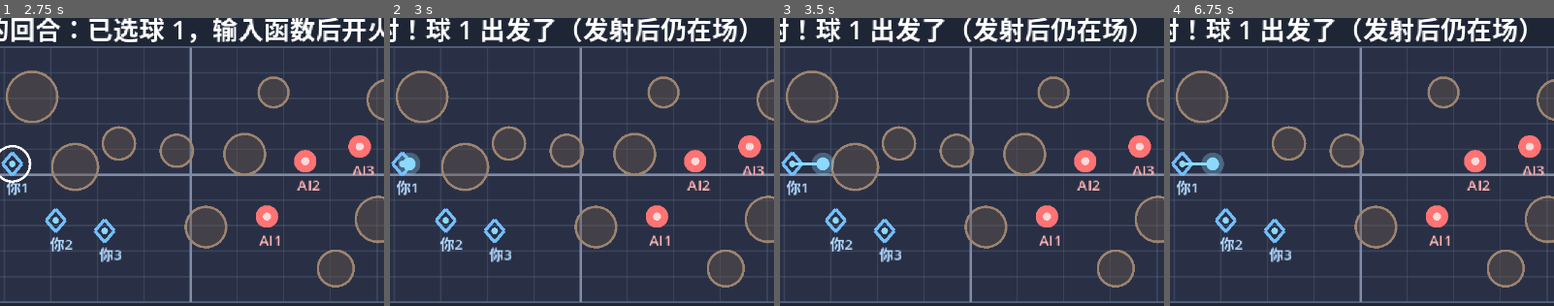
Above: before the commit, frames 1-4 (left to right).
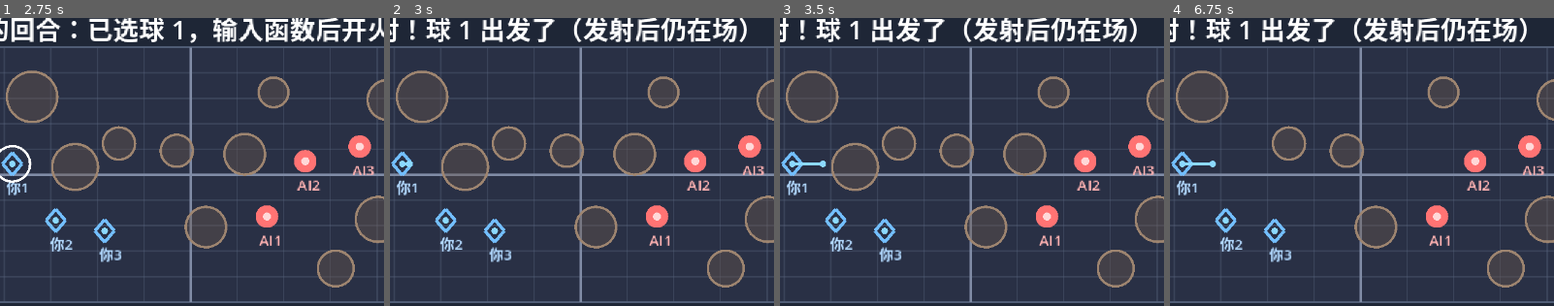
Above: after the commit, the same moments.

Repository: suan-11/ai-home
Game: Godot game, scene res://scenes/ui/graphwar_game.tscn
The game is run twice, just before and just after one commit, with the same random seed, the same clock (stepped at 60 frames per second) and the same inputs. This scene is started directly instead of the project's main scene.
Inputs (mouse positions are % of the whole screen's width and height, from its top left):
- Up to frame 1 (2.75 s): click (33, 65) at 0.52 s; type "12" at 0.6 s; click "重新开始" at 1.25 s; click "重新开始" at 2 s
- Up to frame 2 (3 s): click "开火" at 2.75 s
- Up to frame 3 (3.5 s): no input
- Up to frame 4 (6.75 s): click "教程" at 3.5 s; click "关闭" at 4.25 s; click "教程" at 5 s; click "关闭" at 5.75 s; click "开火" at 6.5 s
The pictures show only the part of the screen within x 7-57%, y 10-60%; the shares and areas given below are measured in that part.

Frame 1 is identical in both runs. In frame 2, 0.3% of the frame differs, in the area x 2-8%, y 46-55%; in frame 3, 0.3%; in frame 4, 0.3%, in the area x 8-15%, y 46-55%.

Commit message:
style: Graphwar 炮弹缩小（直径=函数线宽2倍，去掉光晕）

Diff:
--- a/scripts/ui/graphwar_game.gd
+++ b/scripts/ui/graphwar_game.gd
@@ -129,10 +129,9 @@
 	elif _ai_path.size() > 1:
 		_draw_trajectory(_ai_path, Color(1.0, 0.5, 0.5))
 
-	# 飞行中的小球
+	# 飞行中的小球（直径 ≈ 函数线段宽度的 2 倍：线宽 2px → 球直径 4px）
 	if not _active_path.is_empty() and _anim_progress < 1.0:
-		draw_circle(_ball_pos, 4.0, _active_color)
-		draw_circle(_ball_pos, 7.0, Color(_active_color.r, _active_color.g, _active_color.b, 0.3))
+		draw_circle(_ball_pos, 2.0, _active_color)
 
 
 func _draw_balls(is_ai: bool) -> void:
